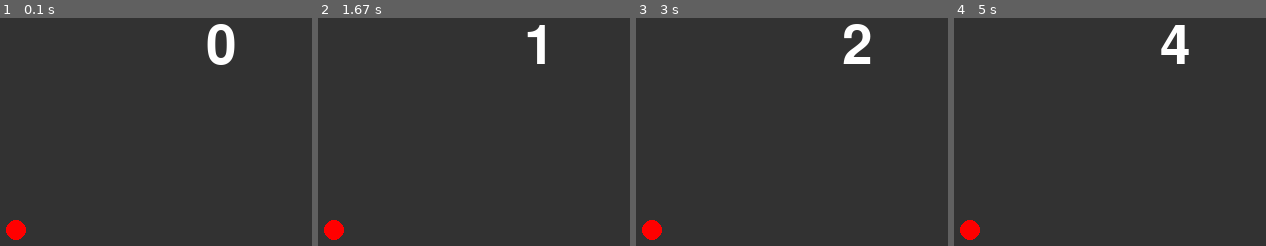
Above: before the commit, frames 1-4 (left to right).
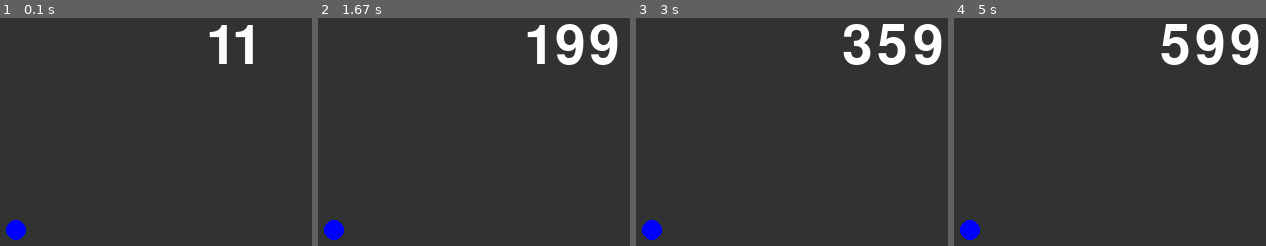
Above: after the commit, the same moments.

Repository: c0b220193a/ProjExD_01
Game: pygame game, started from pygame_system.py
The game is run twice, just before and just after one commit, with the same random seed, the same clock (stepped at 60 frames per second) and the same inputs.
Inputs:
- Up to frame 1 (0.1 s): no input
- Up to frame 2 (1.67 s): no input
- Up to frame 3 (3 s): no input
- Up to frame 4 (5 s): no input

The runs differ from the first frame. In frame 1, 2.1% of the frame differs, in the area x 1-82%, y 2-98%; in frame 2, 2.5%; in frame 3, 3.0%; in frame 4, 3.4%, in the area x 1-98%, y 2-98%.

Commit message:
丸を青く、カウントを早くした

Diff:
--- a/pygame_system.py
+++ b/pygame_system.py
@@ -8,7 +8,7 @@
     font = pg.font.Font(None, 80)
 
     enn = pg.Surface((20, 20))
-    pg.draw.circle(enn, (255, 0, 0), (10, 10), 10)
+    pg.draw.circle(enn, (0, 0, 255), (10, 10), 10)
     enn.set_colorkey((0, 0, 0))
 
     tmr = 0
@@ -22,7 +22,7 @@
         screen.blit(enn, [100, 400])
         pg.display.update()
         tmr += 1
-        clock.tick(1)
+        clock.tick(500)
 
 
 if __name__ == "__main__":
